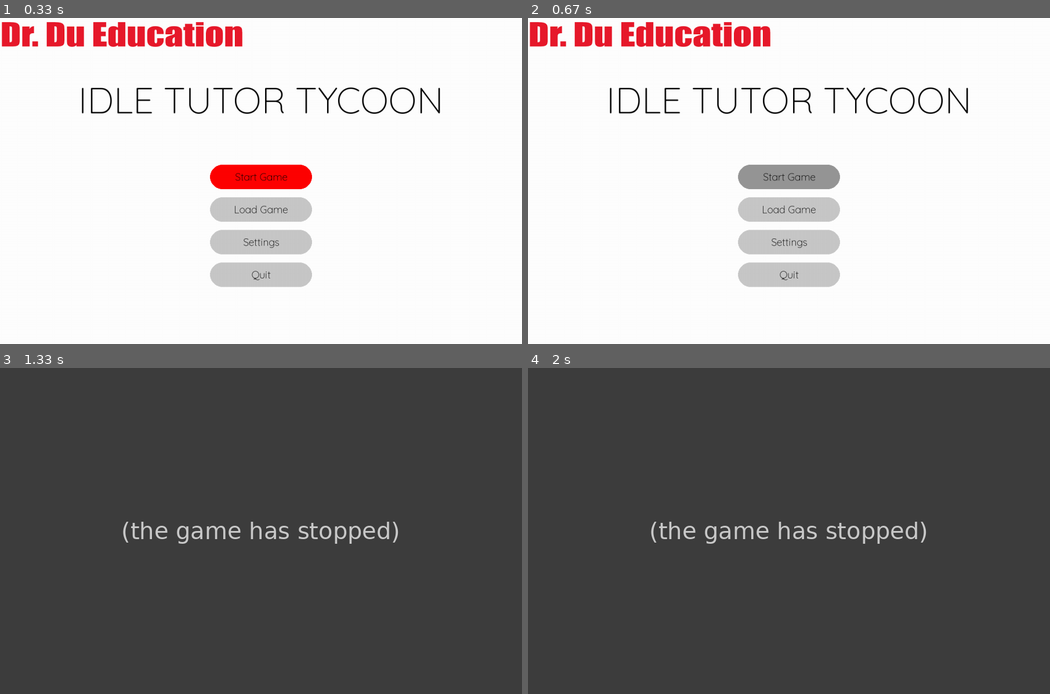
Above: before the commit, frames 1-4 (two rows, left to right).
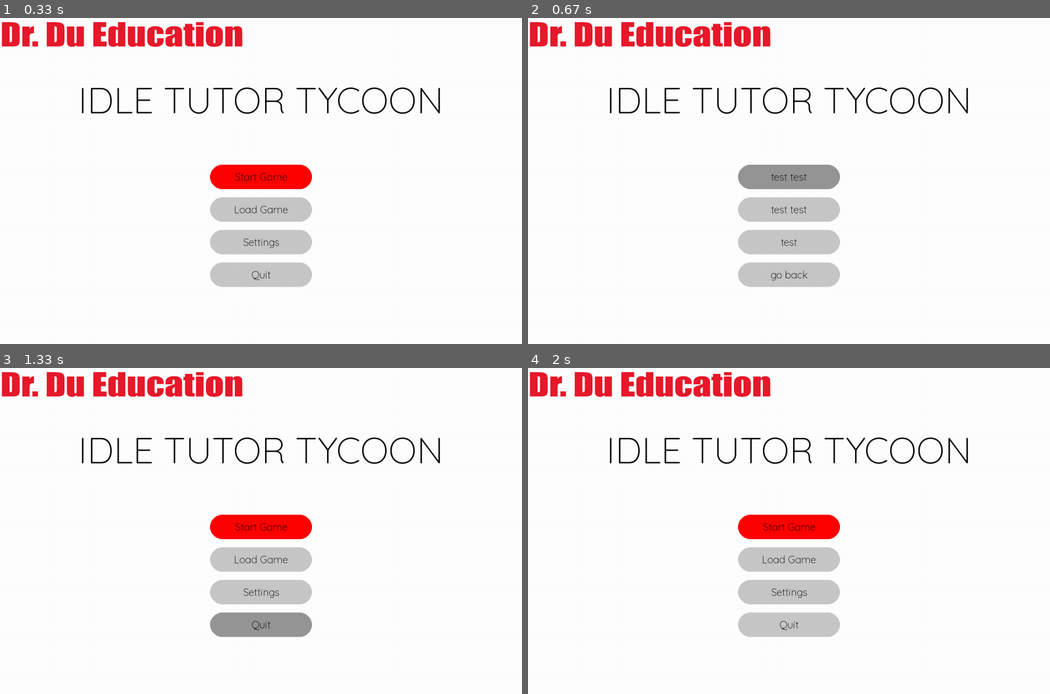
Above: after the commit, the same moments.

Repository: danzzzg1432/2025-major-work
Game: pygame game, started from Tutor Tycoon/main.py
Same seed, same stepped clock (60 frames per second), same inputs: the game is played once before the commit and once after it.
Inputs (mouse positions are in pixels of both pictures, inside the frame that each line leads up to):
- Up to frame 1 (0.33 s): no input
- Up to frame 2 (0.67 s): click (789, 181) at 0.38 s
- Up to frame 3 (1.33 s): click (261, 553) at 0.72 s; click (261, 625) at 1.05 s, where only the run after the commit has a clickable "go back"
- Up to frame 4 (2 s): click (982, 645) at 1.55 s; click (799, 420) at 1.88 s

Frame 1 is identical in both runs. In frame 2, 0.3% of the frame differs, in the area x 45-56%, y 47-81%; in frame 3, 100%; in frame 4, 100%, in the area x 0-100%, y 0-100%.
Before the commit the program exited at 1.07 s; later frames show no game.

Commit message:
- added state manager, made temporary main_game screen

Diff:
--- a/Tutor Tycoon/game_classes.py
+++ b/Tutor Tycoon/game_classes.py
@@ -27,17 +27,71 @@
     def is_hovered(self, pos):
         return self.rect.collidepoint(pos)
 
-# # Login Screen Class
-# class LoginScreen:
-#     def __init__(self, screen, font):
-#         self.screen = screen
-#         self.font = font
-#         self.title_font = pygame.font.Font(None, MAIN_MENU_LOGO_SIZE)
-#         self.buttons = self.create_buttons()
-#     pass
 
-# class MainGame:
-#     def __init__(self, screen, font):
+class StateManager:
+    def __init__(self):
+        self.state = MAIN_MENU
+
+    def set_state(self, new_state):
+        self.state = new_state
+
+    def get_state(self):
+        return self.state
+
+
+class MainGame:
+    def __init__(self, screen, state_manager):
+        self.screen = screen
+        self.state_manager = state_manager
+        self.button_font = pygame.font.Font(LOGO_FONT, MAIN_MENU_BUTTON_SIZE)
+        self.title_font = pygame.font.Font(LOGO_FONT, MAIN_MENU_LOGO_SIZE)
+        self.buttons = self.create_buttons()
+
+    def render_title(self):
+        title_surf = self.title_font.render(GAME_TITLE.upper(), True, BLACK)
+        title_rect = title_surf.get_rect(center=(SCREEN_WIDTH // 2, 200))
+        self.screen.blit(title_surf, title_rect)
+
+
+    def create_buttons(self):
+        main_button_x = (SCREEN_WIDTH - BUTTON_WIDTH) // 2
+        return [
+            Button(main_button_x, 360, BUTTON_WIDTH, BUTTON_HEIGHT, "test test", "Red", self.button_font, BLACK),
+            Button(main_button_x, 440, BUTTON_WIDTH, BUTTON_HEIGHT, "test test", GRAY, self.button_font, BLACK),
+            Button(main_button_x, 520, BUTTON_WIDTH, BUTTON_HEIGHT, "test", GRAY, self.button_font, BLACK),
+            Button(main_button_x, 600, BUTTON_WIDTH, BUTTON_HEIGHT, "go back", GRAY, self.button_font, BLACK)
+        ]
+
+    def handle_events(self, events):
+        for event in events:
+            if event.type == pygame.QUIT:
+                pygame.quit()
+                sys.exit()
+            elif event.type == pygame.MOUSEBUTTONDOWN:
+                mouse_pos = pygame.mouse.get_pos()
+                for button in self.buttons:
+                    if button.is_hovered(mouse_pos):
+                        if button.text == "go back":
+                            self.state_manager.set_state(MAIN_MENU)  # Go back to main menu
+        return True
+
+    def update(self):
+        mouse_pos = pygame.mouse.get_pos()
+        for button in self.buttons:
+            if button.is_hovered(mouse_pos):
+                button.colour = DARK_GRAY
+            else:
+                button.colour = button.initial_colour
+
+    def render(self):
+        self.screen.fill(WHITE)  # Set background colour (Replace with actual background image later)
+        self.screen.blit(background)
+        self.render_title()
+        for button in self.buttons:
+            button.draw(self.screen)
+        pygame.display.flip()
+
+
 
 
 
@@ -45,8 +99,9 @@
 
 # Main Menu Class
 class MainMenu:
-    def __init__(self, screen, font):
+    def __init__(self, screen, state_manager):
         self.screen = screen
+        self.state_manager = state_manager
         self.button_font = pygame.font.Font(LOGO_FONT, MAIN_MENU_BUTTON_SIZE)
         self.title_font = pygame.font.Font(LOGO_FONT, MAIN_MENU_LOGO_SIZE)
         self.buttons = self.create_buttons()
@@ -78,6 +133,8 @@
                         if button.text == "Quit":
                             pygame.quit()
                             sys.exit()
+                        elif button.text == "Start Game":
+                            self.state_manager.set_state(GAME_RUNNING)
         return True
 
     def update(self):
--- a/Tutor Tycoon/game_constants.py
+++ b/Tutor Tycoon/game_constants.py
@@ -1,4 +1,5 @@
 import pygame
+
 
 # Screen settings
 SCREEN_WIDTH = 1280
--- a/Tutor Tycoon/main.py
+++ b/Tutor Tycoon/main.py
@@ -1,3 +1,4 @@
+# import necessary libraries
 import pygame
 from game_constants import *  # Import all constants
 from game_classes import *
@@ -9,15 +10,13 @@
 screen = pygame.display.set_mode((SCREEN_WIDTH, SCREEN_HEIGHT))
 pygame.display.set_caption(f"{GAME_TITLE} - Main Menu")
 
-# Importing fonts, none as of right now
-font = pygame.font.Font(None, DEFAULT_FONT_SIZE)
 
 
-# Define buttons based on storyboard layout
 
-
-# define main menus
-main_menu = MainMenu(screen, font)
+# define state
+state_manager = StateManager()
+main_menu = MainMenu(screen, state_manager)
+main_game = MainGame(screen, state_manager)
 #  shop_menu = ShopMenu(screen, font)
 
 
@@ -26,9 +25,16 @@
 
 while True:
     events = pygame.event.get() # continuously grab all events
-    # main menu screen
-    main_menu_event_handler = main_menu.handle_events(events)
-    main_menu.update()
-    main_menu.render()
+
+    # handling state manager transitions
+    current_state = state_manager.get_state()
+    if current_state == MAIN_MENU:
+        main_menu_event_handler = main_menu.handle_events(events)
+        main_menu.update()
+        main_menu.render()
+    elif current_state == GAME_RUNNING:
+        main_game_event_handler = main_game.handle_events(events)
+        main_game.update()
+        main_game.render()
 
     clock.tick(FPS)  # Control game speed
Not shown, added: requirements.txt
